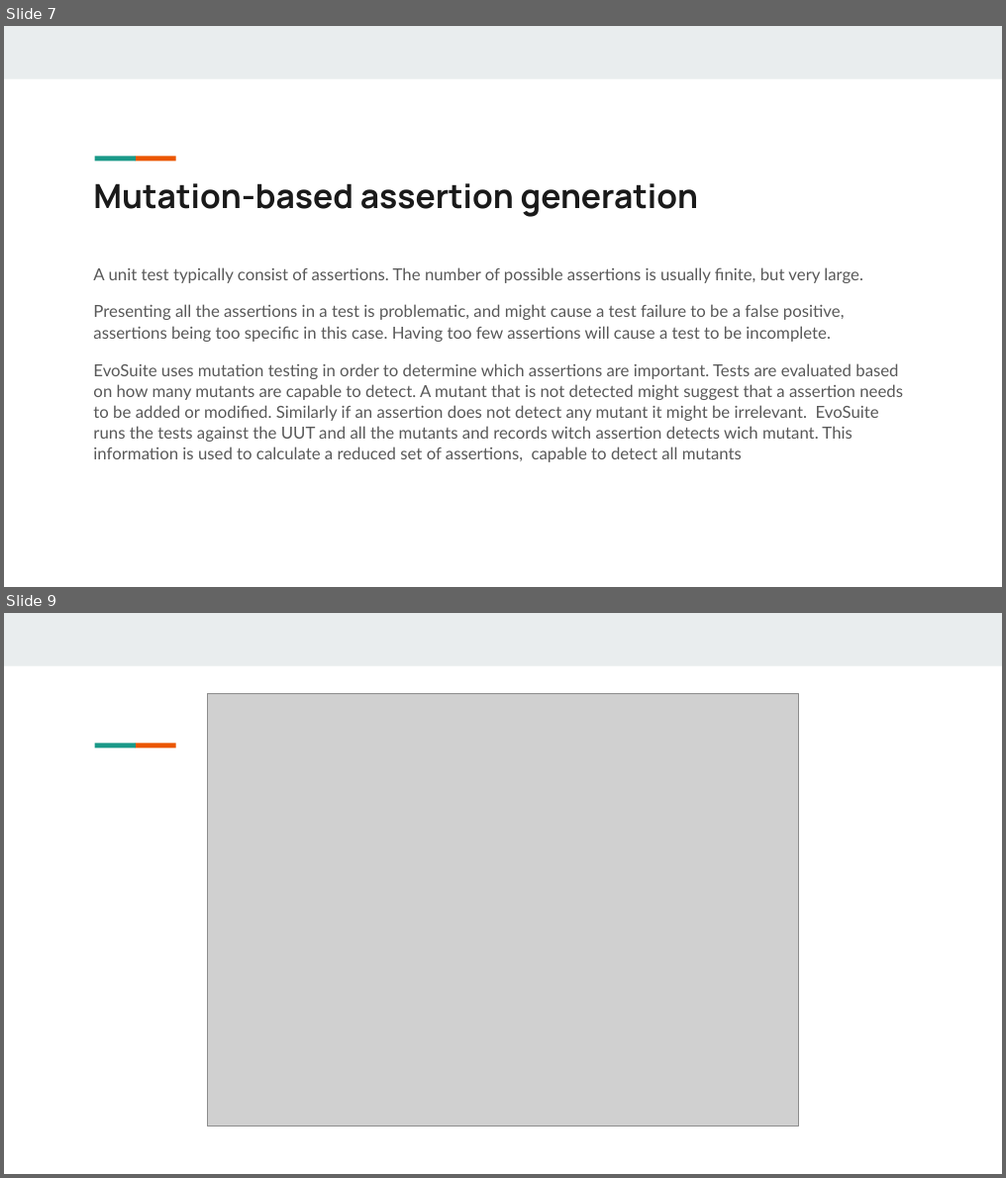
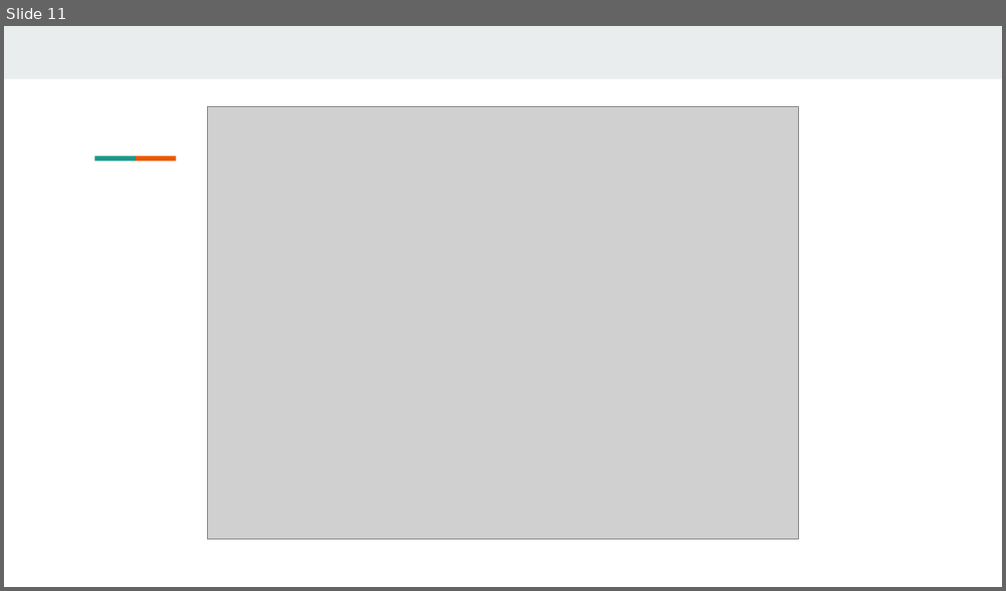
Before and after one commit to Alecsandu/EvoSuite_Demo, a slide deck: prezentare/EvoSuite.odp. Shown one above the other, each under a label of ours: slides 7 and 9 before the commit, slide 11 after it; the slides between them are not shown. The pictures are 1006x1178 and 1006x591 pixels, drawn with LibreOffice and Linux fonts; fonts in the diff are those of the drawing; grey boxes stand for pictures. Boxes give left, top, right and bottom in pixels: in the first picture for what was removed or moved away, otherwise in the second. Text is boxed around its words. In the diff, an @@ line names an element or a change of style, - is before the commit and + after.

```diff
--- a/prezentare/EvoSuite.odp
+++ b/prezentare/EvoSuite.odp
@@ slide 7 removed at (4, 26, 1002, 587), background #FFFFFF; not listed: 3 template elements that a slide beside it also shows @@
@@ title removed at (93, 183, 698, 217) @@
-Mutation-based assertion generation
@@ text removed at (93, 268, 903, 463) @@
-A unit test typically consist of assertions. The number of possible assertions is usually finite, but very large.
-Presenting all the assertions in a test is problematic, and might cause a test failure to be a false positive, assertions being too specific in this case. Having too few assertions will cause a test to be incomplete.
-EvoSuite uses mutation testing in order to determine which assertions are important. Tests are evaluated based on how many mutants are capable to detect. A mutant that is not detected might suggest that a assertion needs to be added or modified. Similarly if an assertion does not detect any mutant it might be irrelevant. EvoSuite runs the tests against the UUT and all the mutants and records witch assertion detects wich mutant. This information is used to calculate a reduced set of assertions, capable to detect all mutants
@@ what was slide 9 is now slide 11 @@
```
Also in this commit, not shown: 3 slides changed, 9 slides added, 5 other slides removed.
